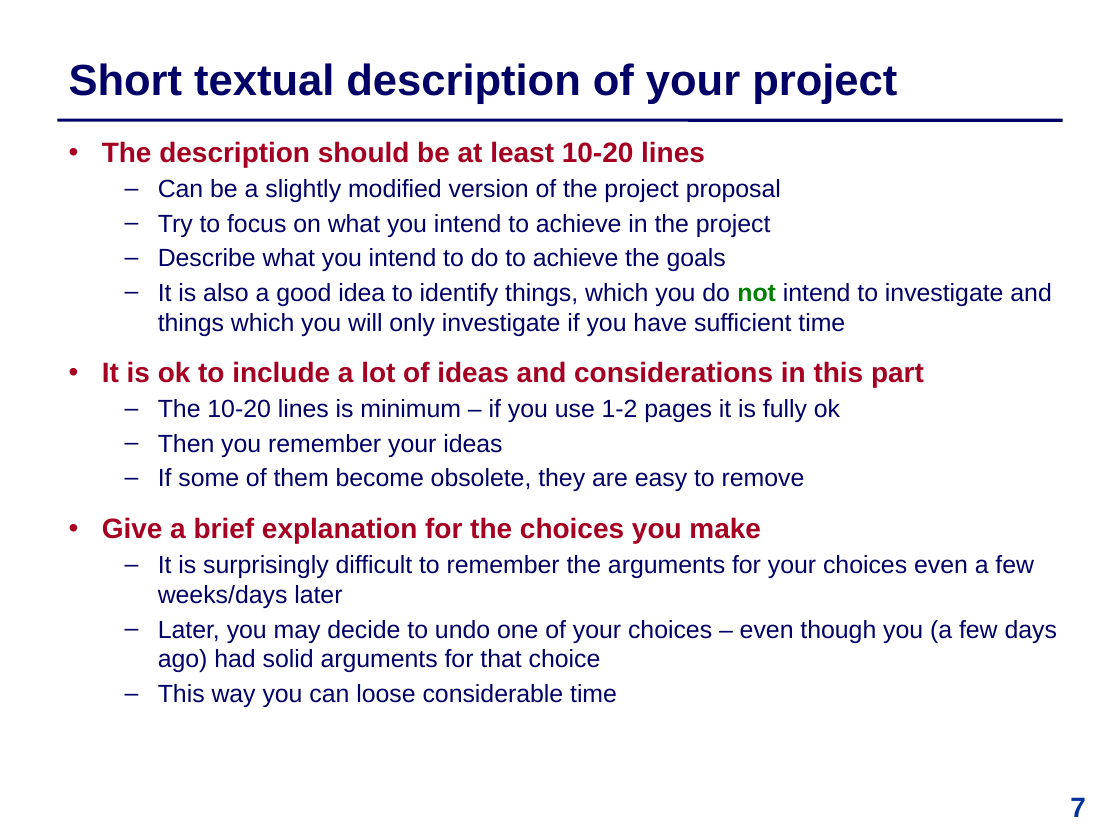
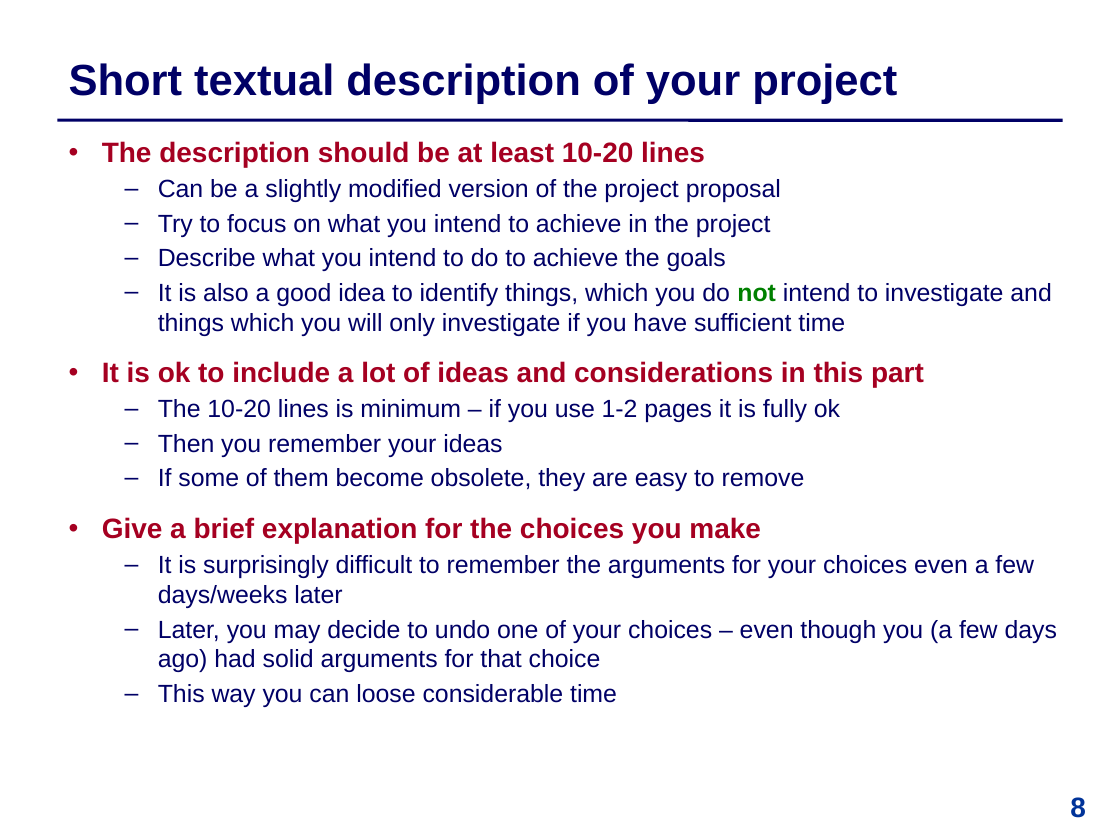
Before and after one commit to IntProgAU/Materiale, a slide deck: slide 8 of web/b22/1_contract/1 Bachelor Contract .pptx (slide 7 before the commit). Drawn at 1120x840 pixels with LibreOffice and Linux fonts; fonts in the diff are those of the drawing. Boxes give left, top, right and bottom in pixels: in the first picture for what was removed or moved away, otherwise in the second. Text is boxed around its words. In the diff, an @@ line names an element or a change of style, - is before the commit and + after.

```diff
--- a/web/b22/1_contract/1 Bachelor Contract .pptx
+++ b/web/b22/1_contract/1 Bachelor Contract .pptx
@@ text at box(158, 555, 1034, 608): text changed @@
-  – It is surprisingly difficult to remember the arguments for your choices even a few weeks/days later
+  – It is surprisingly difficult to remember the arguments for your choices even a few days/weeks later
@@ page number at box(1070, 797, 1086, 818): text changed @@
-7
+8
```
Also in this commit, not shown: 10 other slides changed, 1 slide added.
